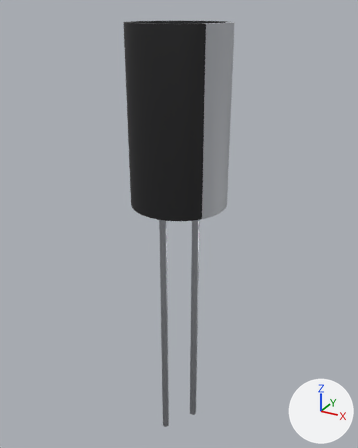
Two versions of the glTF model parts/capacitor-electrolytic-radial/capacitor-electrolytic-radial.glb, one commit apart.
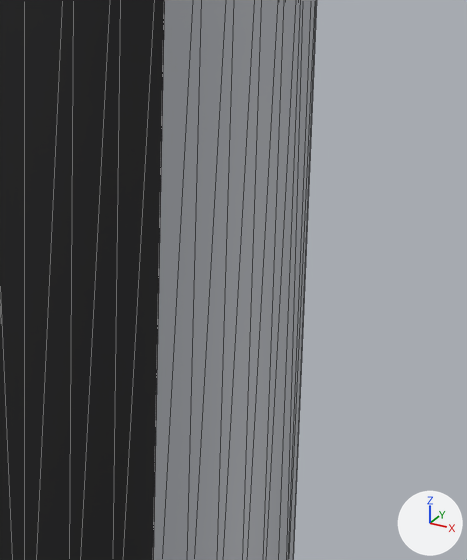
There are two pictures of each version: one whole from a 50 mm lens placed at (0.01472, -0.02677, 0.01183), pointed at (-0.00052, 0.00094, -0.00202), one close up on the part from 49% to 73% of the width and 16% to 39% of the height. Lighting does not change. The marker at lower right points along +X, +Y and +Z. The last two pictures show the newer version. The close-ups show mesh edges as thin lines. Where no turn or scale is listed for an object, it has been applied to the vertices. Vertices at exactly the same position are counted once.
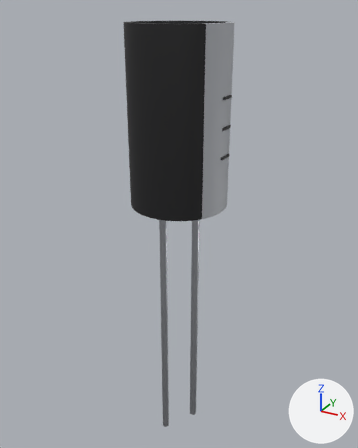
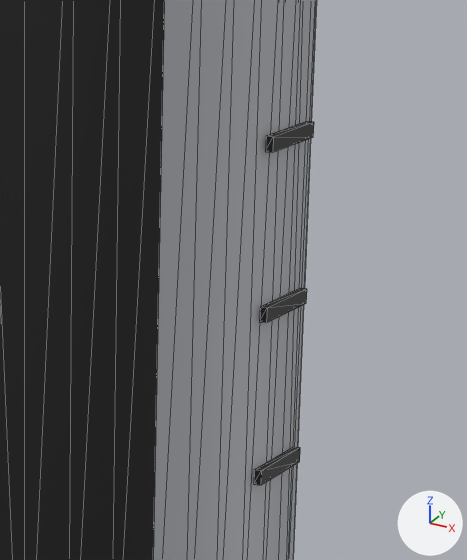
Patch to the scene script:
```diff
--- a/parts/capacitor-electrolytic-radial/capacitor-electrolytic-radial.glb.py
+++ b/parts/capacitor-electrolytic-radial/capacitor-electrolytic-radial.glb.py
@@ me_mesh_0 @@
 # used by ob_mesh_0; location = (0.0, 0.0, 0.0)
-me_mesh_0.from_pydata(...)  # 142 vertices, 280 faces; spans x -0.00315..0.00258, y -0.00314..0.00314, z 0.0..0.011
+me_mesh_0.from_pydata(...)  # 190 vertices, 360 faces; spans x -0.00315..0.00322, y -0.00314..0.00314, z 0.0..0.011
+# me_mesh_0 part 1: a new loose piece, a box spanning x 0.00314..0.00322, y -0.000525..0.000525, z 0.00344..0.0036, in mat_mat_0 (black #1b1b1d)
+# me_mesh_0 part 2: a new loose piece, a box spanning x 0.00314..0.00322, y -0.000525..0.000525, z 0.0052..0.00536, in mat_mat_0 (black #1b1b1d)
+# me_mesh_0 part 3: a new loose piece, a box spanning x 0.00314..0.00322, y -0.000525..0.000525, z 0.00696..0.00712, in mat_mat_0 (black #1b1b1d)
+# other edits to the shape of me_mesh_0 do not show in these pictures
 me_mesh_0.materials.append(mat_mat_0)
```

Changed parts and their boxes (x1, y1, x2, y2) in the close-ups (467 x 560 px):
'Mesh_0', reshaped
    before: (0, 0, 164, 560)
    after: (0, 0, 314, 560)
part 1 of me_mesh_0, added (black)
    after: (254, 447, 300, 485)
part 2 of me_mesh_0, added (black)
    after: (259, 288, 307, 323)
part 3 of me_mesh_0, added (black)
    after: (265, 121, 314, 152)
